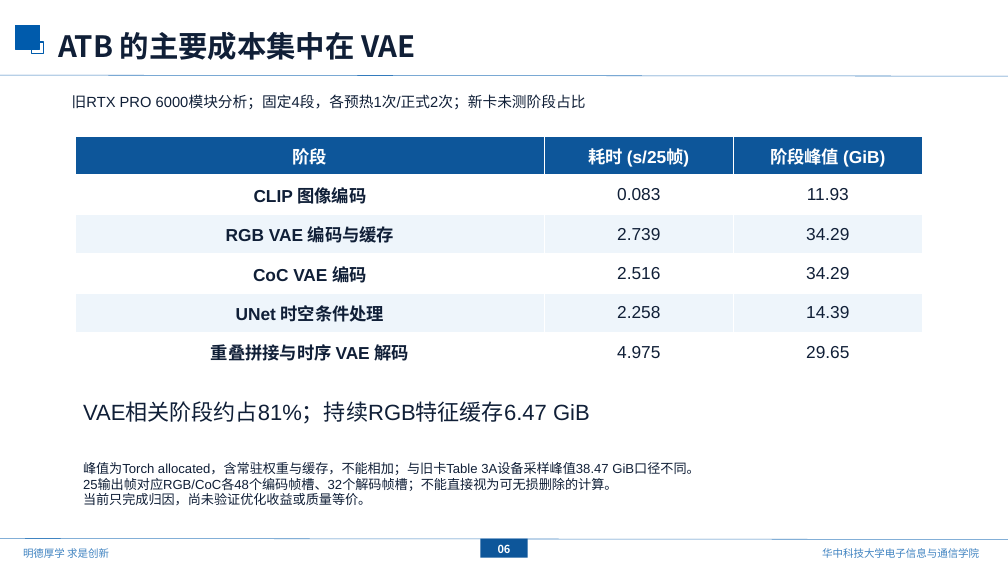
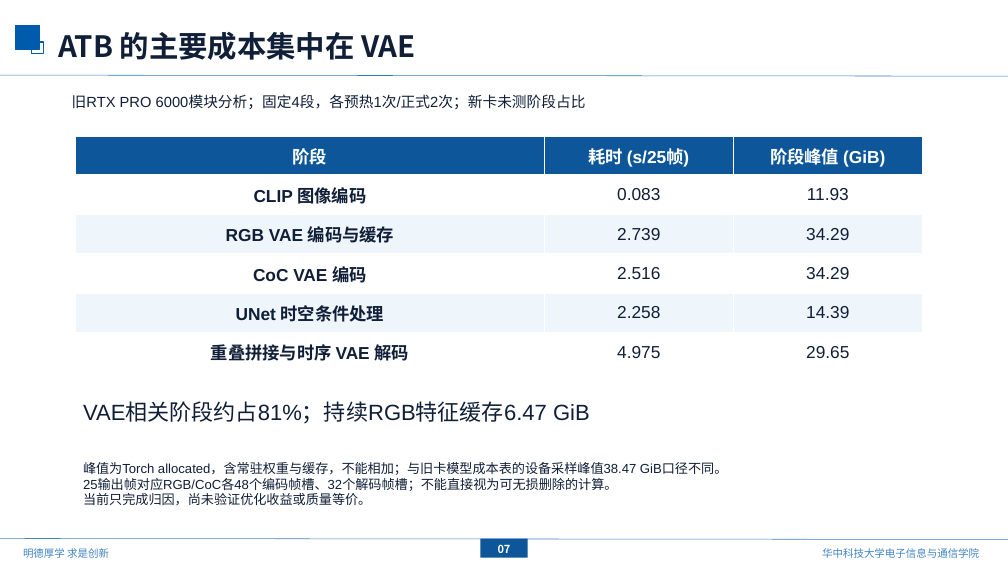
Before and after one commit to mengmcy1/OPPO-depth-guided-video-bokeh, a slide deck: slide 8 of 汇报/下次汇报草稿_基线更新与ATB分析/基线更新与ATB效率分析_草稿.pptx (slide 7 before the commit). Drawn at 1008x567 pixels with LibreOffice and Linux fonts; fonts in the diff are those of the drawing; background and template pictures are left out. Boxes give left, top, right and bottom in pixels: in the first picture for what was removed or moved away, otherwise in the second. Text is boxed around its words. In the diff, an @@ line names an element or a change of style, - is before the commit and + after.

```diff
--- a/汇报/下次汇报草稿_基线更新与ATB分析/基线更新与ATB效率分析_草稿.pptx
+++ b/汇报/下次汇报草稿_基线更新与ATB分析/基线更新与ATB效率分析_草稿.pptx
@@ text at [83,462,727,475]: text changed @@
-峰值为Torch allocated，含常驻权重与缓存，不能相加；与旧卡Table 3A设备采样峰值38.47 GiB口径不同。
+峰值为Torch allocated，含常驻权重与缓存，不能相加；与旧卡模型成本表的设备采样峰值38.47 GiB口径不同。
@@ text in rectangle at [498,544,511,553]: text changed @@
-06
+07
@@ page number at [501,545,507,559]: text changed @@
-7
+8
```
Also in this commit, not shown: 3 other slides changed, 1 slide added, 2 other files.
